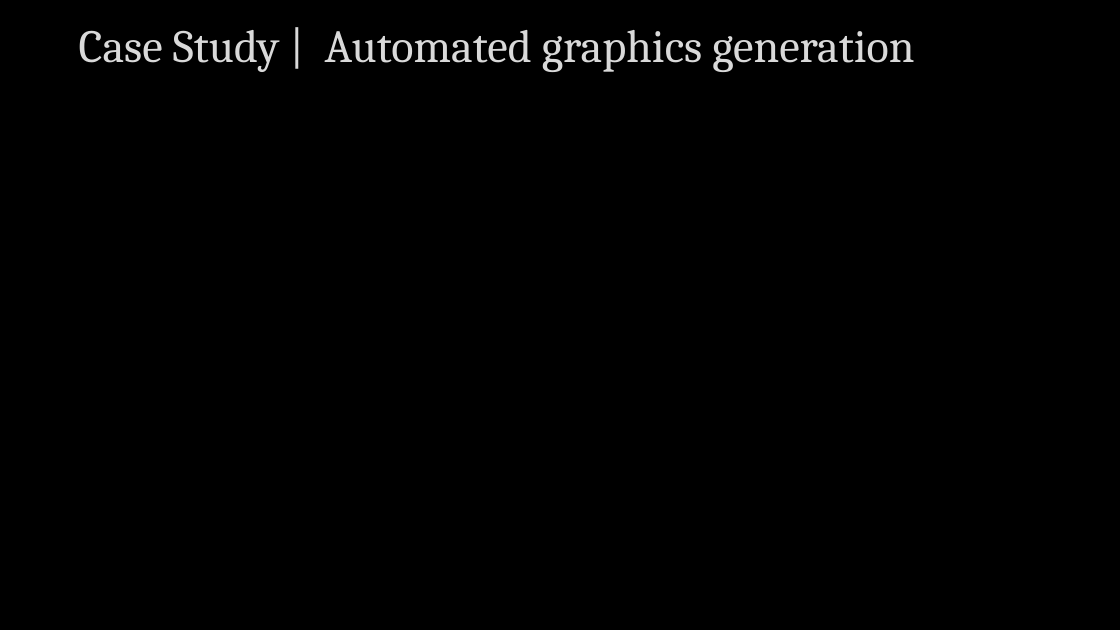
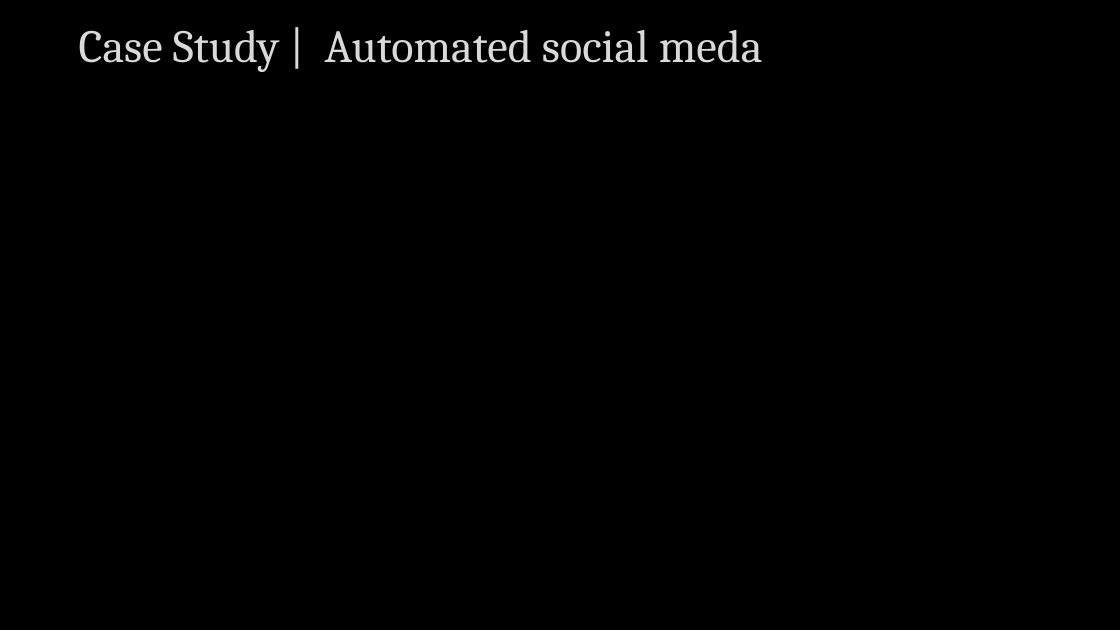
Before and after one commit to Tooblippe/tooblippe, a slide deck: slide 9 of assets/presentation-elements.pptx (slide 8 before the commit). Drawn at 1120x630 pixels with LibreOffice and Linux fonts; fonts in the diff are those of the drawing. Boxes give left, top, right and bottom in pixels: in the first picture for what was removed or moved away, otherwise in the second. Text is boxed around its words. In the diff, an @@ line names an element or a change of style, - is before the commit and + after.

```diff
--- a/assets/presentation-elements.pptx
+++ b/assets/presentation-elements.pptx
@@ title at box(79, 30, 763, 72): text changed @@
-Case Study | Automated graphics generation
+Case Study | Automated social meda
```
Also in this commit, not shown: 1 other slide changed, 2 slides added, 1 slide removed, 4 other files.
